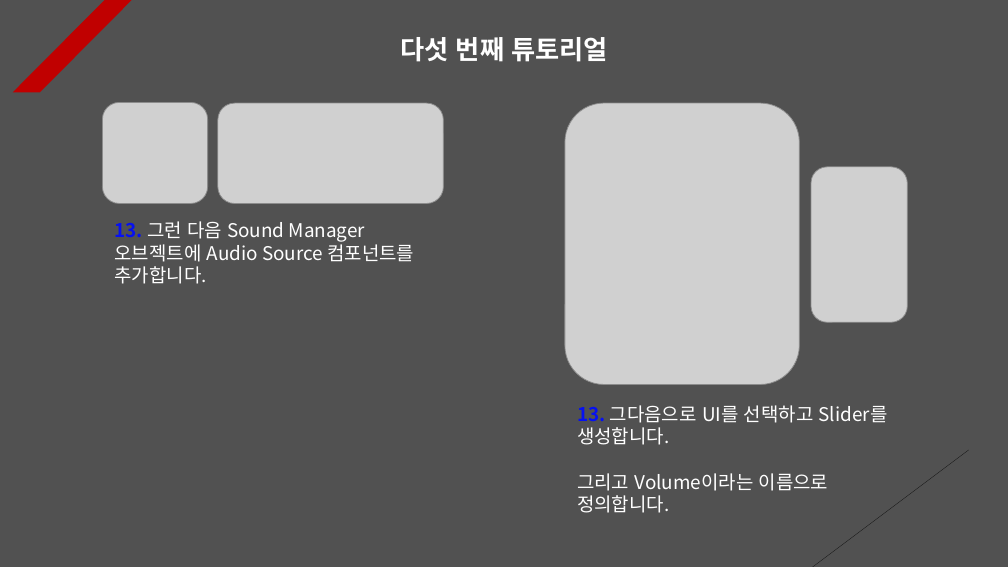
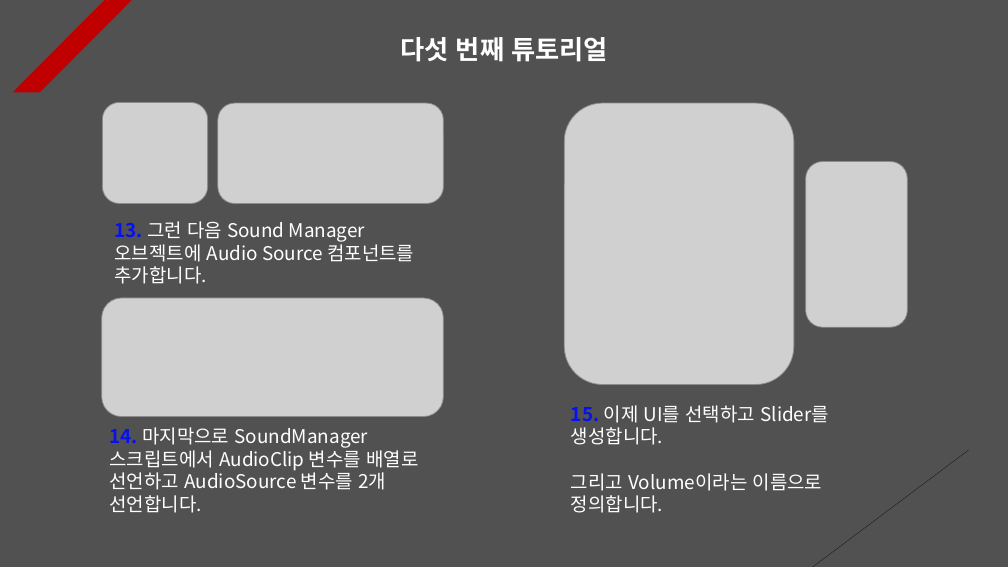
Before and after one commit to Unity2033/3D-UnityEngine, a slide deck: slide 6 of Assets/Class/Sound/PPT Data/Sound Example.pptx. Drawn at 1008x567 pixels with LibreOffice and Linux fonts; fonts in the diff are those of the drawing; grey boxes stand for pictures. Boxes give left, top, right and bottom in pixels: in the first picture for what was removed or moved away, otherwise in the second. Text is boxed around its words. In the diff, an @@ line names an element or a change of style, - is before the commit and + after.

```diff
--- a/Assets/Class/Sound/PPT Data/Sound Example.pptx
+++ b/Assets/Class/Sound/PPT Data/Sound Example.pptx
@@ picture resized from (x1=565, y1=103, x2=799, y2=384) to (x1=564, y1=103, x2=794, y2=384) @@
@@ picture resized from (x1=811, y1=167, x2=907, y2=323) to (x1=806, y1=162, x2=907, y2=327) @@
@@ picture added at (x1=102, y1=298, x2=444, y2=417) @@
@@ text at (x1=571, y1=405, x2=829, y2=445): text changed @@
-13. 그다음으로 UI를 선택하고 Slider를 생성합니다.
+15. 이제 UI를 선택하고 Slider를 생성합니다.
@@ text added at (x1=110, y1=427, x2=418, y2=513), 18 pt, text #FFFFFF @@
+14. 마지막으로 SoundManager 스크립트에서 AudioClip 변수를 배열로 선언하고 AudioSource 변수를 2개 선언합니다.
```
Also in this commit, not shown: 5 other slides changed, 23 other files.
